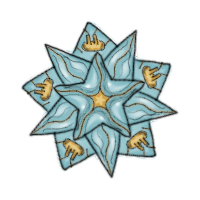
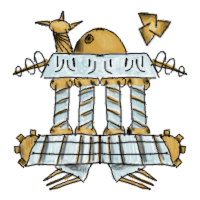
Layered file, before and after one edit (200 x 200). Changes by layer:
added layer "museum lines" above "museum shade" over [12, 10, 188, 191]
added layer "museum shade" above "museum light" over [16, 12, 185, 176]
added layer "museum light" (soft light) above "museum color" over [15, 17, 186, 191]
added layer "museum color" above "1" over [13, 12, 187, 191]
hid "bastion lines" over [20, 20, 180, 180]
hid "bastion shade" over [33, 34, 166, 166]
hid "bastion light" over [41, 40, 157, 155]
hid "bastion color" over [20, 20, 179, 179]
hid "bastion background" over [23, 22, 172, 171]
